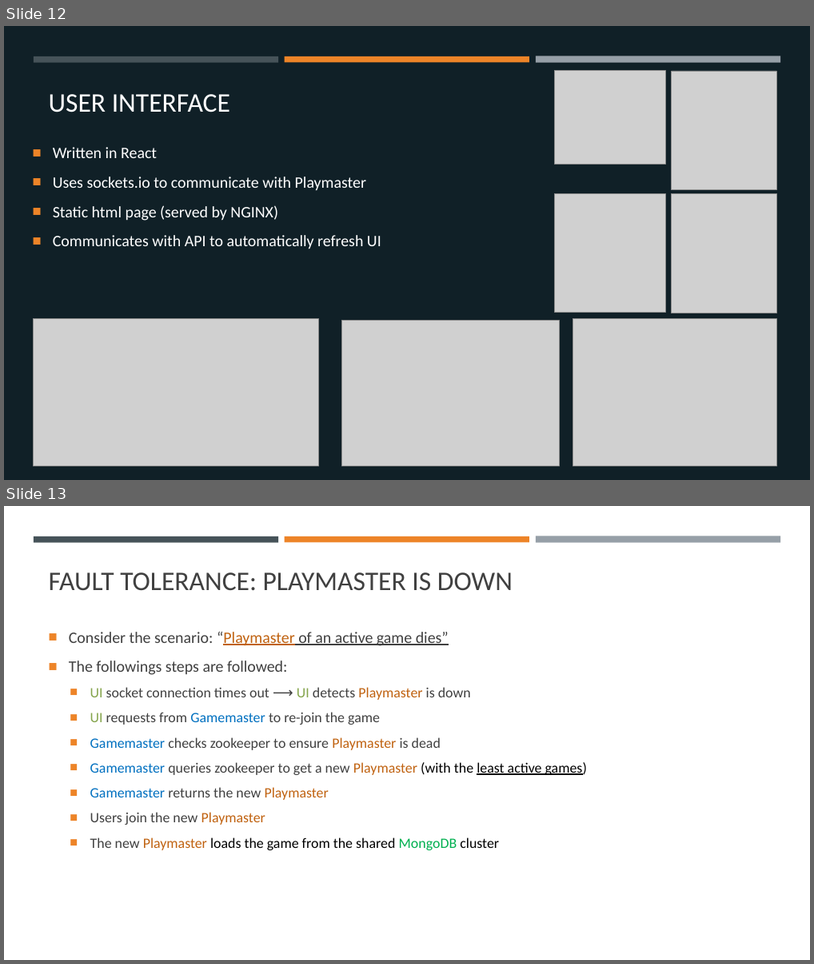
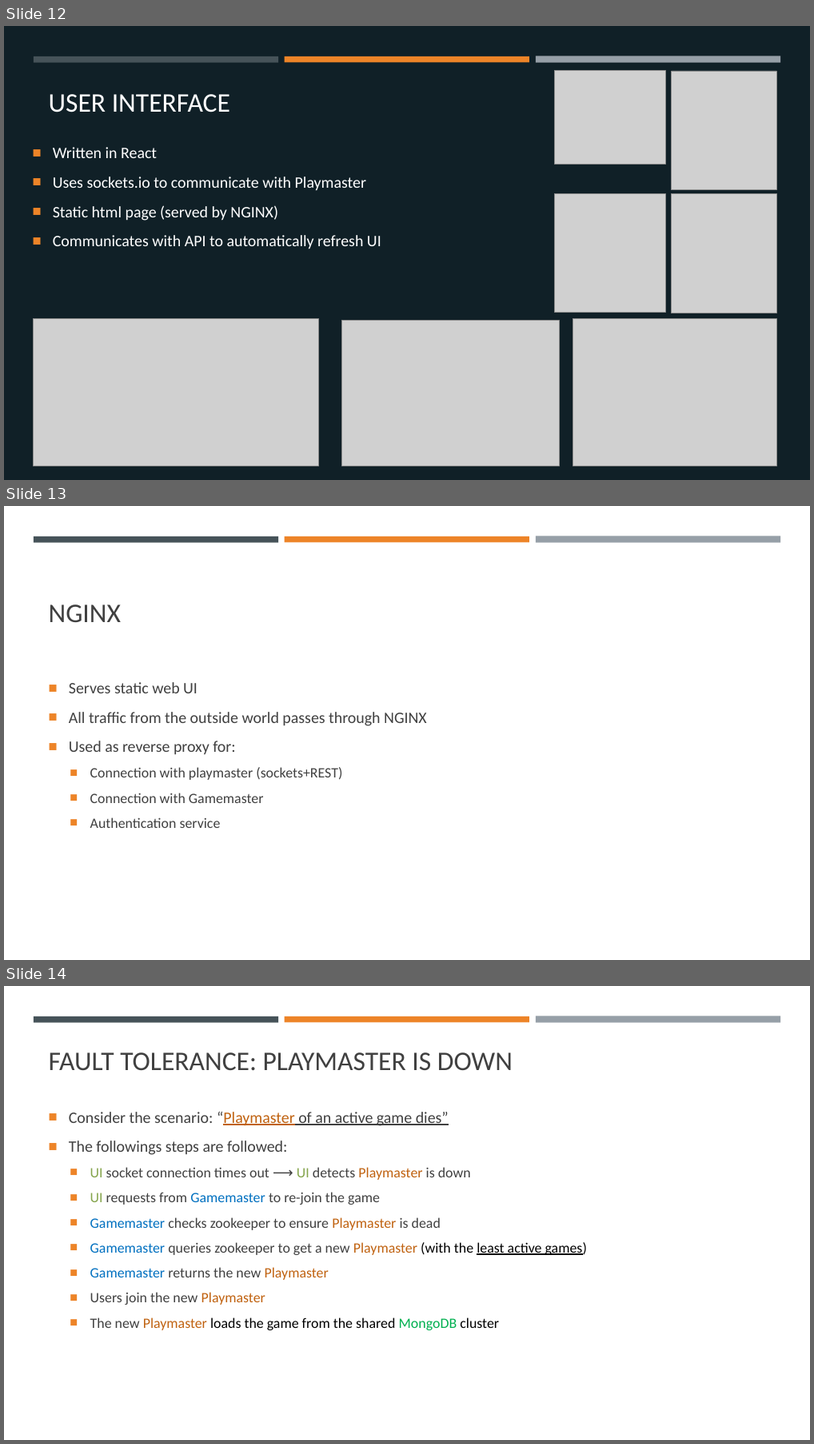
Before and after one commit to margaeor/COMP414-Distributed-Systems, a slide deck: presentation/Distributed.pptx. Shown one above the other, each under a label of ours: slides 12 and 13 before the commit, slides 12, 13 and 14 after it. The pictures are 814x964 and 814x1444 pixels, drawn with LibreOffice and Linux fonts; fonts in the diff are those of the drawing; grey boxes stand for pictures. Boxes give left, top, right and bottom in pixels: in the first picture for what was removed or moved away, otherwise in the second. Text is boxed around its words. In the diff, an @@ line names an element or a change of style, - is before the commit and + after.

```diff
--- a/presentation/Distributed.pptx
+++ b/presentation/Distributed.pptx
@@ slide 13 added at [4,506,810,960], background #FFFFFF; not listed: 3 template elements that a slide beside it also shows @@
@@ title added at [49,604,121,623], 32 pt, text #404040 @@
+NGINX
@@ text added at [69,682,427,828], 19 pt, text #404040 @@
+■ Serves static web UI
+■ All traffic from the outside world passes through NGINX
+■ Used as reverse proxy for:
+  ■ Connection with playmaster (sockets+REST)
+  ■ Connection with Gamemaster
+  ■ Authentication service
@@ what was slide 13 is now slide 14 @@
```
Also in this commit, not shown: 1 slide changed.
